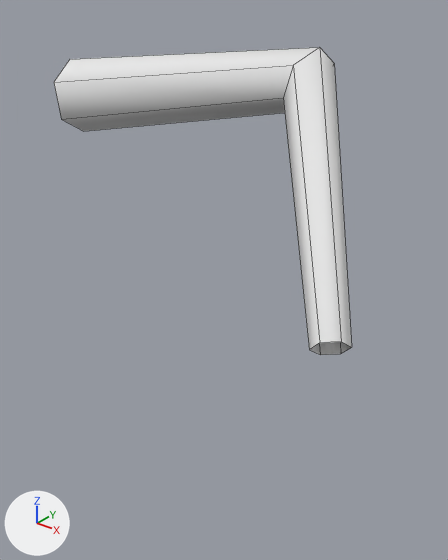
One commit to the FBX model unity/Assets/Art/Models/Ladybug_Leg3.fbx: the scene before it, then after it.
Rendered twice from a 50 mm lens placed at (0.1769, -0.1401, 0.0363), pointed at (0.085, -0.0253, -0.035). The lights are fixed; the arrows at lower left show +X, +Y and +Z. The first picture is the older version. Mesh edges are drawn as thin lines. Where no turn or scale is listed for an object, it has been applied to the vertices.

The first picture shows 'Ladybug_Leg3'.
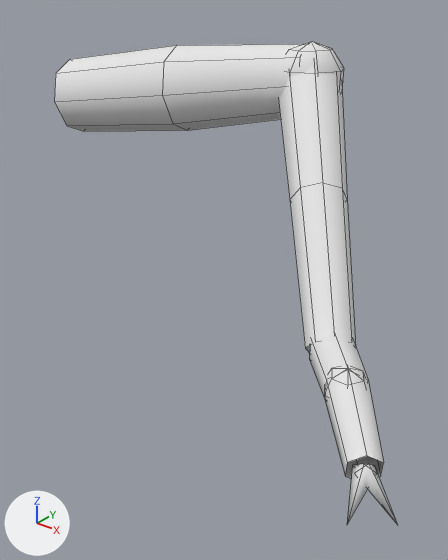
Changed parts and their boxes (x1, y1, x2, y2) in the pictures (448 x 560 px; the box of a moved part takes in the faces that stretch with it):
'Ladybug_Leg3', reshaped (15% wider, 57% taller): before (54, 47, 352, 355); after (54, 41, 397, 524)
part 1 of me_ladybug_leg3, added: after (286, 41, 344, 89)
part 2 of me_ladybug_leg3, added: after (324, 367, 366, 401)
part 3 of me_ladybug_leg3, added: after (279, 66, 355, 352)
part 4 of me_ladybug_leg3, added: after (309, 332, 384, 478)
part 5 of me_ladybug_leg3, moved or reshaped: before (54, 47, 352, 355); after (54, 44, 302, 131)
part 6 of me_ladybug_leg3, added: after (347, 464, 397, 524)

What changed in the scene script:
```text
Change me_ladybug_leg3:
    used by ob_ladybug_leg3; location = (0.0, 0.0, 0.0)
    verts and faces of me_ladybug_leg3; kept vertices keep their numbers, new ones are numbered from 18
    remove me_ladybug_leg3.from_pydata(...)  # 18 vertices, 12 faces; spans x -0.0032..0.124, y -0.0337..0.0282, z -0.0435..0.0191
    add me_ladybug_leg3.from_pydata(...)  # 130 vertices, 116 faces; spans x -0.003..0.1525, y -0.0692..0.03, z -0.0455..0.0206
    me_ladybug_leg3 part 1: a new loose piece, a UV sphere (8 segments, 5 rings, poles along z) spanning x 0.07..0.09, y 0.01..0.03, z -0.0006..0.0206, in mat_vertexcolor (white #e7e7e7)
    me_ladybug_leg3 part 2: a new loose piece, a UV sphere (6 segments, 4 rings, poles along z) spanning x 0.127..0.137, y -0.0494..-0.0406, z -0.0426..-0.0326, in mat_vertexcolor (white #e7e7e7)
    me_ladybug_leg3 part 3: a new loose piece of 24 vertices spanning x 0.0723..0.1247, y -0.0345..0.0273, z -0.0445..0.0174, in mat_vertexcolor (white #e7e7e7)
    me_ladybug_leg3 part 4: a new loose piece of 18 vertices spanning x 0.1161..0.1466, y -0.0621..-0.0267, z -0.0455..-0.0328, in mat_vertexcolor (white #e7e7e7)
    me_ladybug_leg3 part 5
    16 vertices are removed from x -0.0032..0.124, y -0.0337..0.0282, z -0.0435..0.0191
    12 faces are deleted
    22 vertices are added at x -0.003..0.0825, y -0.0116..0.0295, z -0.0084..0.0198
    16 new faces join them
    me_ladybug_leg3 part 6
    add verts[40] = (0.1442, -0.0608, -0.0386)  # pixel (363, 463)
    add verts[41] = (0.1419, -0.0604, -0.0406)  # pixel (352, 465)
    add verts[42] = (0.1438, -0.0591, -0.0426)
    add verts[43] = (0.1461, -0.0595, -0.0406)  # pixel (376, 473)
    add verts[44] = (0.146, -0.0692, -0.0448)
    add verts[45] = (0.1448, -0.0604, -0.0386)  # pixel (368, 463)
    add verts[46] = (0.1431, -0.0619, -0.0406)  # pixel (354, 473)
    add verts[47] = (0.1432, -0.0596, -0.0426)
    add verts[48] = (0.1449, -0.058, -0.0406)  # pixel (374, 465)
    add verts[49] = (0.1525, -0.0639, -0.0448)  # pixel (397, 525)
    add faces += [(40, 41, 44), (41, 42, 44), (42, 43, 44), (40, 44, 43), (45, 46, 49), (46, 47, 49)]
    add faces += [(47, 48, 49), (45, 49, 48)]
```
